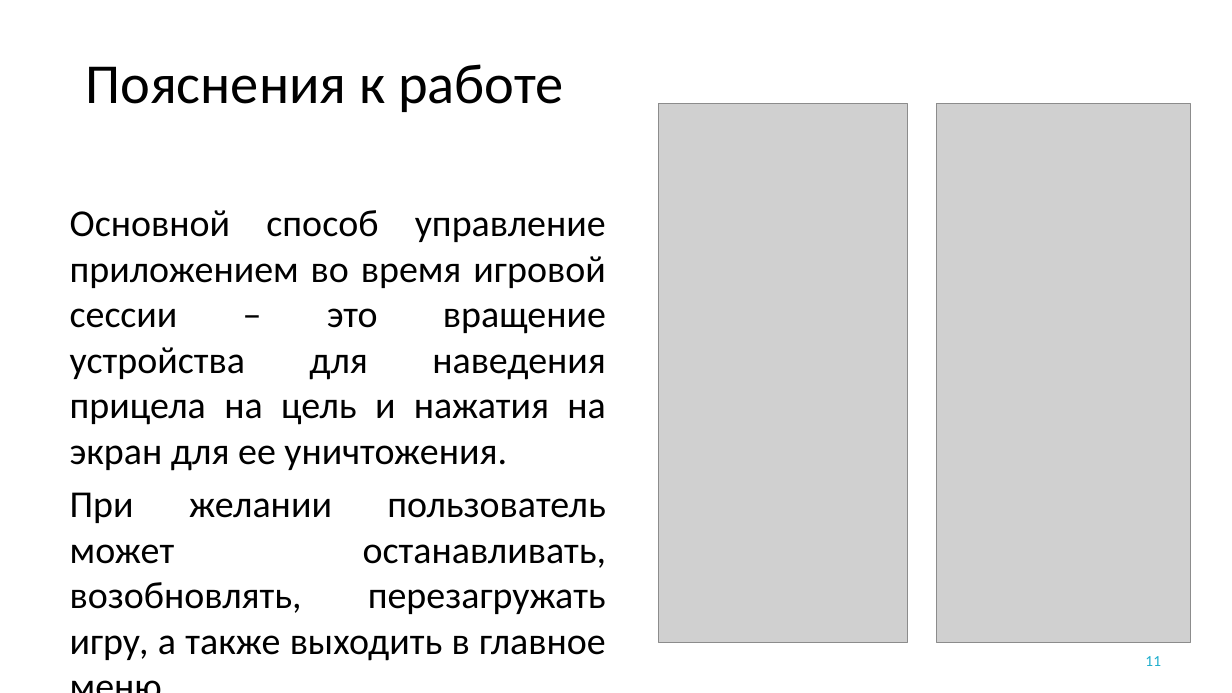
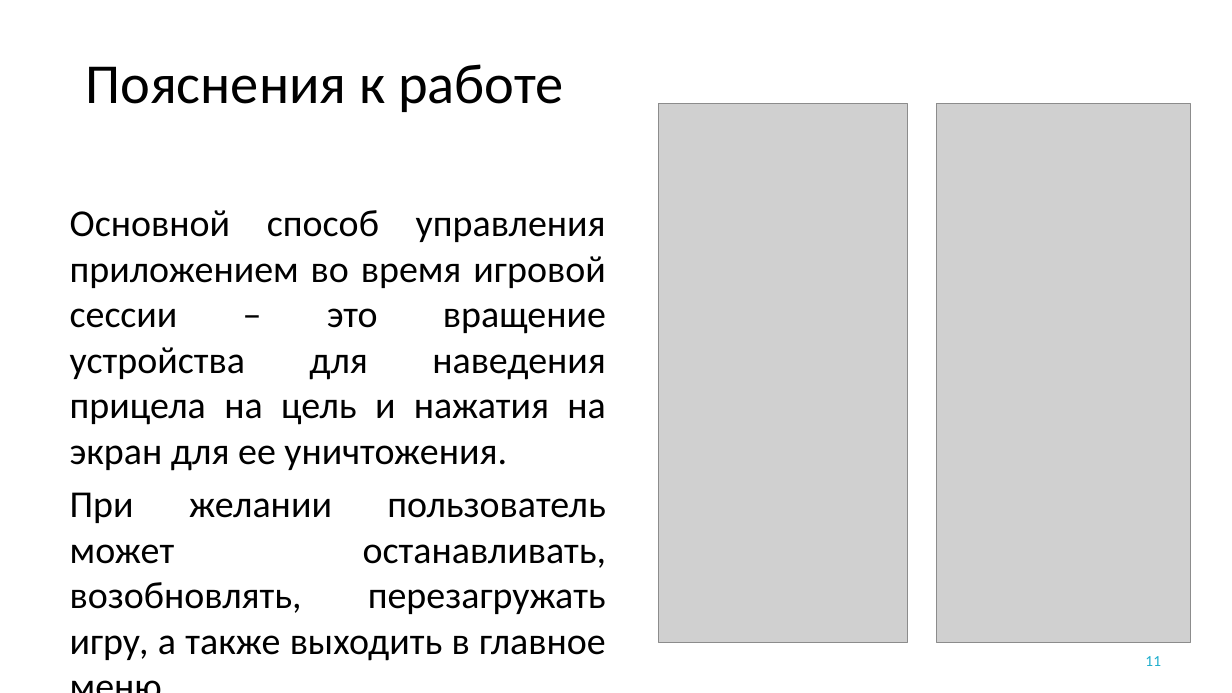
Before and after one commit to YakimenkoIlya/PhantasmagoriaProjectFiles, a slide deck: slide 11 of Якименко Курсовая.pptx. Drawn at 1232x693 pixels with LibreOffice and Linux fonts; fonts in the diff are those of the drawing; grey boxes stand for pictures; background and template pictures are left out. Boxes give left, top, right and bottom in pixels: in the first picture for what was removed or moved away, otherwise in the second. Text is boxed around its words. In the diff, an @@ line names an element or a change of style, - is before the commit and + after.

```diff
--- a/Якименко Курсовая.pptx
+++ b/Якименко Курсовая.pptx
@@ text at (70,210,606,471): text changed @@
-Основной способ управление приложением во время игровой сессии – это вращение устройства для наведения прицела на цель и нажатия на экран для ее уничтожения.
+Основной способ управления приложением во время игровой сессии – это вращение устройства для наведения прицела на цель и нажатия на экран для ее уничтожения.
```
Also in this commit, not shown: 4 other slides changed.
